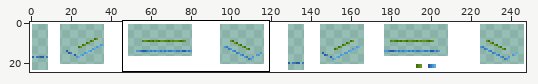
Pixel-art file -- src/trams/kumamoto/8800/kuma8800.aseprite. The picture above shows the old version from afar; the outline marks the close-up.
Close-up. Old version:
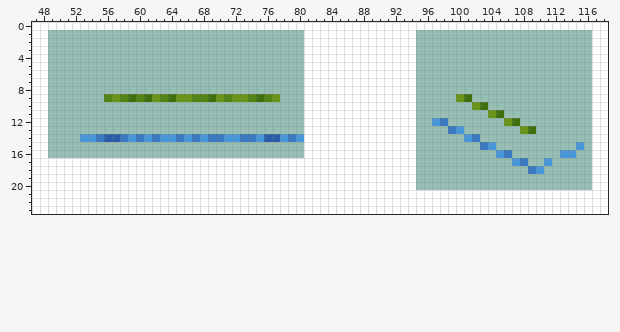
248x25 pixels, 1 frame. Colours within 5 levels of each other are drawn and written as one. Shown: x 47..118, y 0..23. The commit also changed other parts of the picture, which this record leaves out.
After the commit:
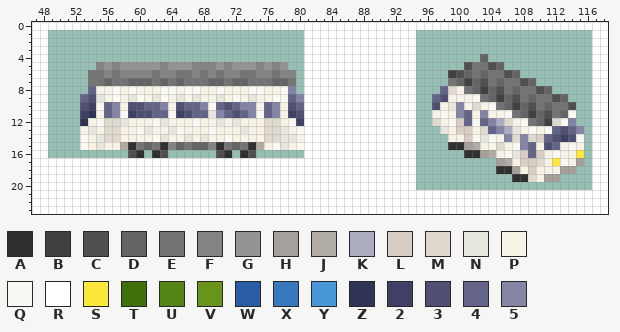
Palette (. is transparent): A #303030  B #404040  C #505050  D #646464  E #747474  F #848484  G #949494  H #a5a09b  J #b0aba5  K #acacc0  L #d7cdc3  M #e0dace  N #e6e6de  P #f7f3e7  Q #f9f8f3  R #ffffff  S #fce83c  T #40700c  U #548414  V #68941c  W #285ca4  X #3878bc  Y #4898d8  Z #303454  2 #404064  3 #505074  4 #646488  5 #8484a4
Changes in this commit:
layer "8800" now shown
layer "2cc" now hidden
Changed rows in their new state; - is an unchanged pixel.
first column x 53:
 4 --------------------------------------------------D------------
 5 --FGFGGGGGFGGGFFFGFGGGFGFG----------------------CEECD----------
 6 -EEFEFFFFEFFEEFEFEFFEEFFEFF-------------------BCDEDEECD--------
 7 -EEDEEDDDEDEDEEEDDEDDEEEDDE-------------------EDBDCEDEECD------
 8 -4PPQPQPPPQQPQQPPQPPPQQPPQ5------------------4MPEDBDCEDEECD----
 9 43NPQPNQPNQPNPNPPNPQPNPPQQ45----------------43PPPQEDBDCEDEECD--
10 32Q45P33445P3445Q43455P45P34----------------3PN5PMPQEDBDCEDEEC-
11 2ZP45Q23344Q2344N54345Q45P23----------------PQP54P5PPQEDBDCEDQ-
12 ZPQMMNPPPQNPPPQPPNPNPPPMMPQ2----------------MPQL4Q45KMPQEDBMQ5-
13 PNPMMPPQNPPNQPPPQPPPNPPMMNPQ-----------------NPLLPM45KNPQPQ4345
14 QPNMMPPPPQNPPNPNPPQPPPPMMNNP------------------PPLQNQP5M5ML4323Q
15 QPNPPJAEDEAFDEDDFAEDEAJPQNPQ------------------AAHJPPMPQ54P34PQP
16 ------CA-AC------CA-AC--------------------------AAHJPQNL4LPQPPS
17 ----------------------------------------------------HJPLLMPSQPH
18 ----------------------------------------------------AAHPLPPPHH-
19 ------------------------------------------------------AAMPHH---
Boxes around the changes in both close-ups, in picture pixels (x1, y1, x2, y2):
changed: (432, 54, 584, 182)
changed: (80, 62, 304, 158)
